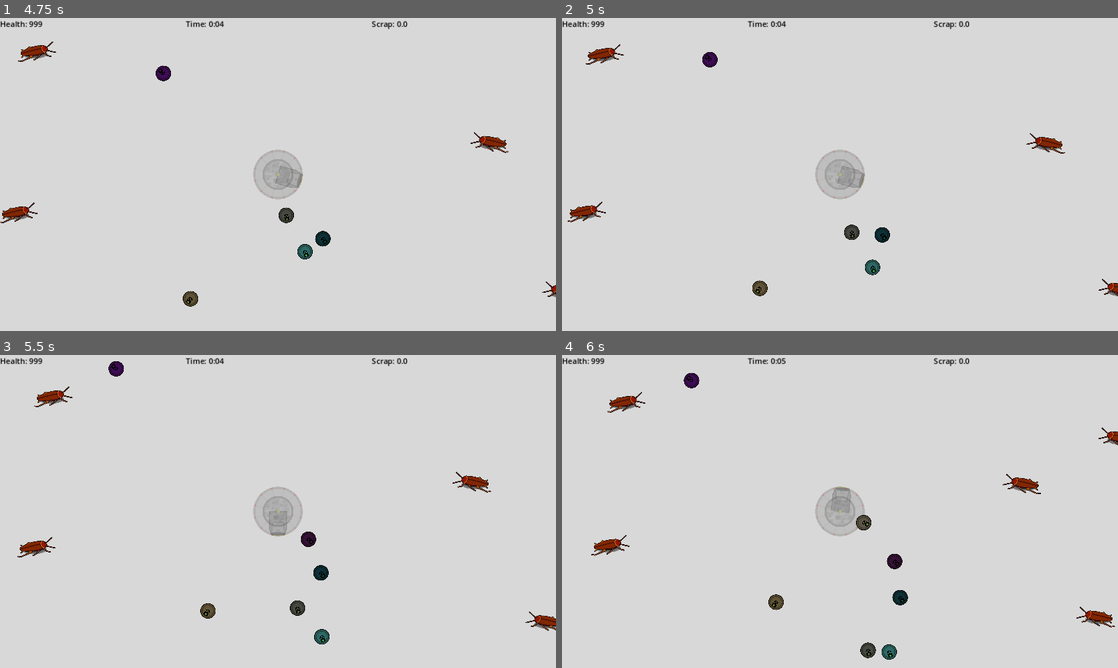
Above: before the commit, frames 1-4 (two rows, left to right).
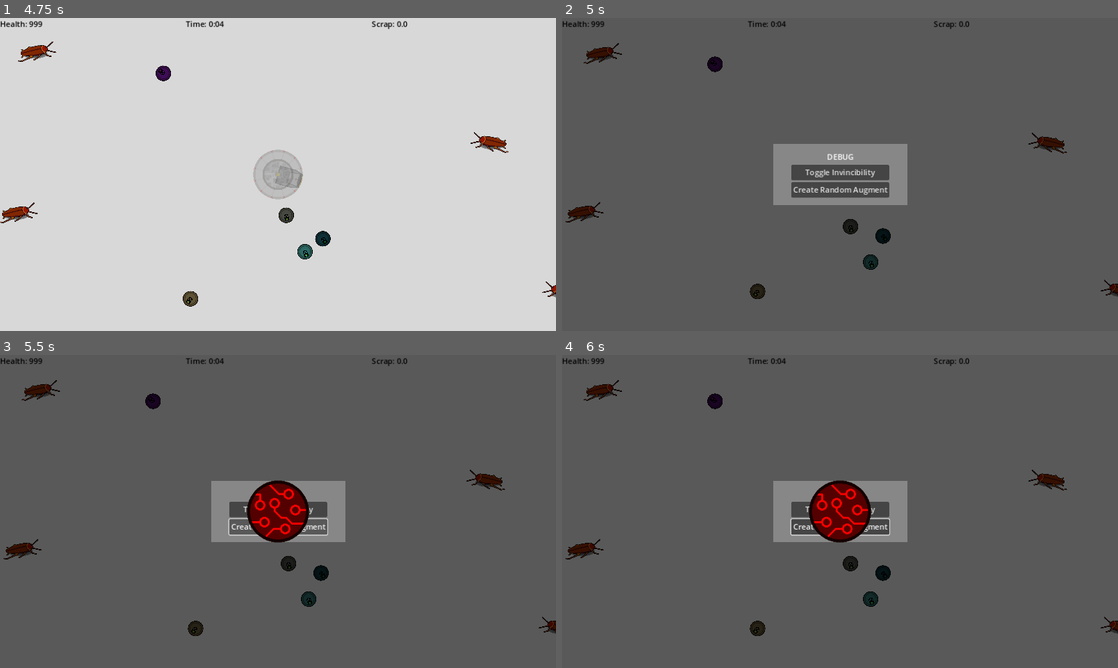
Above: after the commit, the same moments.

Repository: PlainOldNoah/DroneDeployer
Game: Godot game, scene res://main/main.tscn
Two runs of this game, one before a commit and one after it. Both use one fixed random seed, a clock stepped at 60 frames per second and the inputs below.
Inputs (mouse positions are in pixels of both pictures, inside the frame that each line leads up to):
- Up to frame 1 (4.75 s): click "Start Game" at 0.5 s; tap Enter at 1.25 s; move the mouse to (400, 158) at 1.27 s; press the mouse at (400, 158) at 1.28 s; move the mouse to (166, 190) at 2.02 s; release the mouse at (166, 190) at 2.03 s; click (166, 190) at 2.1 s; move the mouse to (333, 105) at 2.77 s; press the mouse at (333, 105) at 2.78 s; move the mouse to (250, 237) at 3.52 s; release the mouse at (250, 237) at 3.53 s; click (250, 237) at 3.6 s; move the mouse to (444, 221) at 4.27 s; press the mouse at (444, 221) at 4.28 s
- Up to frame 2 (5 s): tap ` (toggle_debug_menu) at 4.9 s
- Up to frame 3 (5.5 s): release the mouse at (444, 558) at 5 s; click (278, 527) at 5 s, where only the run after the commit has a clickable "Create Random Augment"
- Up to frame 4 (6 s): click (840, 508) at 5.75 s, where only the run after the commit has a clickable "Toggle Invincibility"

Frame 1 is identical in both runs. In frame 2, 100% of the frame differs, in the area x 0-100%, y 0-100%; in frame 3, 100%; in frame 4, 100%.
Error before the commit: Invalid access to property or key 'menu_list' on a base object of type 'Dictionary'. (res://ui/menus/menu_manager.gd:77)

Commit message:
Created augment and augment factory

Diff:
--- /dev/null
+++ b/Drone Deployer/drone_mods/augment.gd
@@ -0,0 +1,13 @@
+extends Control
+class_name Augment
+
+@onready var texture_rect:TextureRect = $TextureRect
+
+var value:int
+
+func set_color(color:Color):
+	set_modulate(color)
+
+
+func set_value(new_value:int):
+	value = new_value
--- /dev/null
+++ b/Drone Deployer/drone_mods/augment.tscn
@@ -0,0 +1,27 @@
+[gd_scene load_steps=3 format=3 uid="uid://dmrcwojolcxfq"]
+
+[ext_resource type="Script" path="res://drone_mods/augment.gd" id="1_51biq"]
+[ext_resource type="Texture2D" uid="uid://dj5gfcti0i2wu" path="res://assets/visual/augment.png" id="1_m0gge"]
+
+[node name="Augment" type="Control"]
+layout_mode = 3
+anchors_preset = 8
+anchor_left = 0.5
+anchor_top = 0.5
+anchor_right = 0.5
+anchor_bottom = 0.5
+grow_horizontal = 2
+grow_vertical = 2
+size_flags_horizontal = 3
+size_flags_vertical = 3
+script = ExtResource("1_51biq")
+
+[node name="TextureRect" type="TextureRect" parent="."]
+layout_mode = 1
+anchors_preset = 15
+anchor_right = 1.0
+anchor_bottom = 1.0
+grow_horizontal = 2
+grow_vertical = 2
+texture = ExtResource("1_m0gge")
+stretch_mode = 5
--- /dev/null
+++ b/Drone Deployer/drone_mods/augment_factory.gd
@@ -0,0 +1,42 @@
+extends Node
+
+var augment_scene := preload("res://drone_mods/augment.tscn")
+
+# This is right from Drone.stats
+var options:Dictionary = {
+	"empty": {
+		"min_val":0,
+		"max_val":0,
+	},
+	"max_speed": {
+		"min_val":20,
+		"max_val":300,
+	},
+	"damage": {
+		"min_val":1,
+		"max_val":3,
+	},
+	"battery": {
+		"min_val":20,
+		"max_val":100,
+	},
+}
+
+# Main function to create and return augments
+func create_augment(color:Color=Color.WHITE, value:int=0) -> Augment:
+	var augment := augment_scene.instantiate()
+	augment.set_color(color)
+	augment.set_value(value)
+	return augment
+
+
+# Creates an augment with completely randomized stats
+func create_rand_augment() -> Augment:
+	var rand_stat = options.keys()[randi() % options.keys().size()]
+
+	var pos = options.keys().find(rand_stat)
+	var rand_color:Color = Color.from_hsv(float(pos) / options.keys().size(), 1, 1)
+
+	var value:int = randi_range(options[rand_stat].min_val, options[rand_stat].max_val)
+
+	return create_augment(rand_color, value)
--- a/Drone Deployer/project.godot
+++ b/Drone Deployer/project.godot
@@ -20,6 +20,7 @@
 GameplayManager="*res://main/gameplay_manager.tscn"
 DroneManager="*res://drone_core/drone_manager.gd"
 EnemyManager="*res://enemies/enemy_manager.gd"
+AugmentFactory="*res://drone_mods/augment_factory.gd"
 
 [display]
 
--- a/Drone Deployer/ui/menus/debug_menu.gd
+++ b/Drone Deployer/ui/menus/debug_menu.gd
@@ -3,3 +3,10 @@
 func _on_tgm_button_pressed():
 	GameplayManager.ddcc_invincible = !GameplayManager.ddcc_invincible
 	print("DEBUG // toggle invincible == %s" % GameplayManager.ddcc_invincible)
+
+
+func _on_create_rand_augment_pressed():
+	var augment := AugmentFactory.create_rand_augment()
+	add_child(augment)
+
+	print(augment.get_modulate(), ", ", augment.value)
--- a/Drone Deployer/ui/menus/debug_menu.tscn
+++ b/Drone Deployer/ui/menus/debug_menu.tscn
@@ -14,4 +14,9 @@
 toggle_mode = true
 text = "Toggle Invincibility"
 
+[node name="CreateRandAugment" type="Button" parent="VBoxContainer" index="2"]
+layout_mode = 2
+text = "Create Random Augment"
+
 [connection signal="pressed" from="VBoxContainer/TGMButton" to="." method="_on_tgm_button_pressed"]
+[connection signal="pressed" from="VBoxContainer/CreateRandAugment" to="." method="_on_create_rand_augment_pressed"]
--- a/Drone Deployer/ui/menus/menu_manager.gd
+++ b/Drone Deployer/ui/menus/menu_manager.gd
@@ -47,8 +47,8 @@
 var current_menu:Dictionary = {}
 
 
-func _process(delta):
-	print(get_viewport().gui_get_focus_owner())
+#func _process(delta):
+#	print(get_viewport().gui_get_focus_owner())
 
 
 func _ready():
@@ -74,7 +74,7 @@
 			request_menu(menu_list.hanger_menu)
 
 	elif event.is_action_pressed("toggle_debug_menu"):
-		if current_menu == menu_list.menu_list.debug_menu:
+		if current_menu == menu_list.debug_menu:
 			request_menu(menu_list.none)
 		else:
 			request_menu(menu_list.debug_menu)
Binary file added: Drone Deployer/assets/visual/augment.png
Not shown, added: Drone Deployer/assets/visual/augment.png.import
Not shown, added: Asset Workbook/augment.ase
